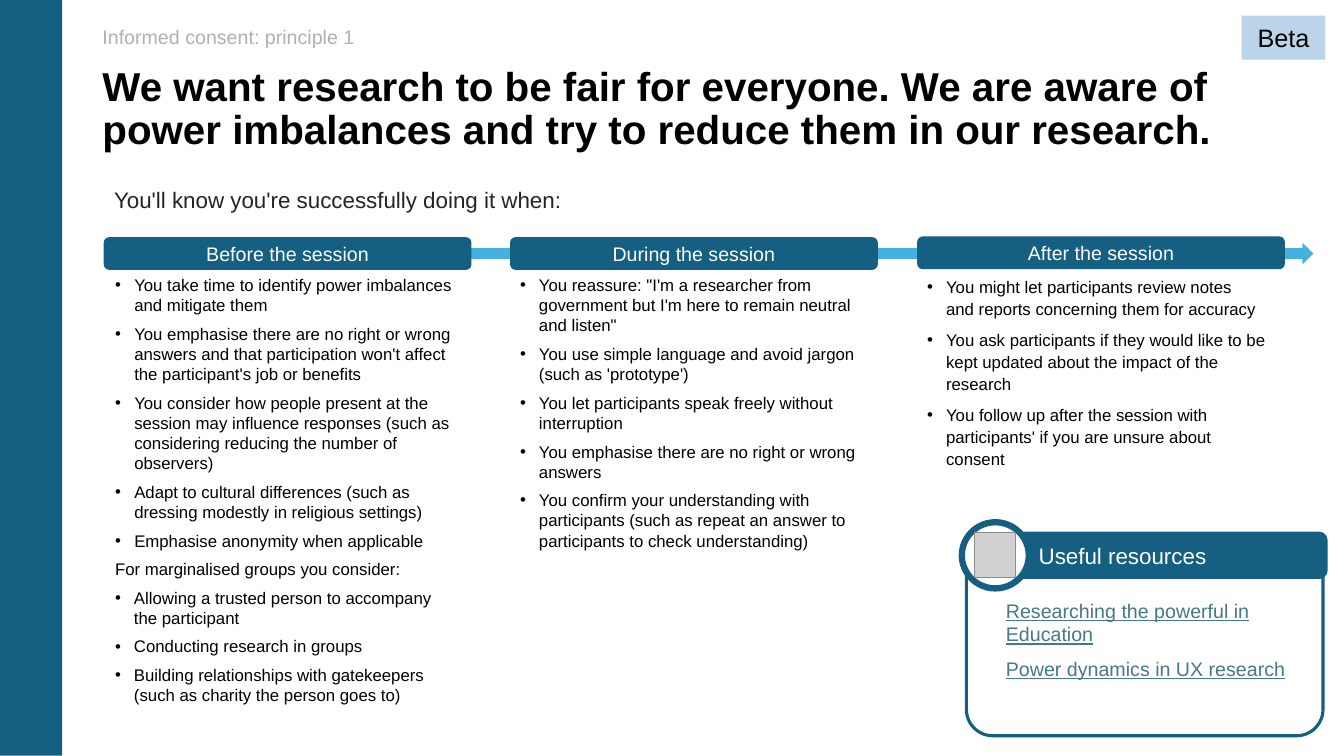
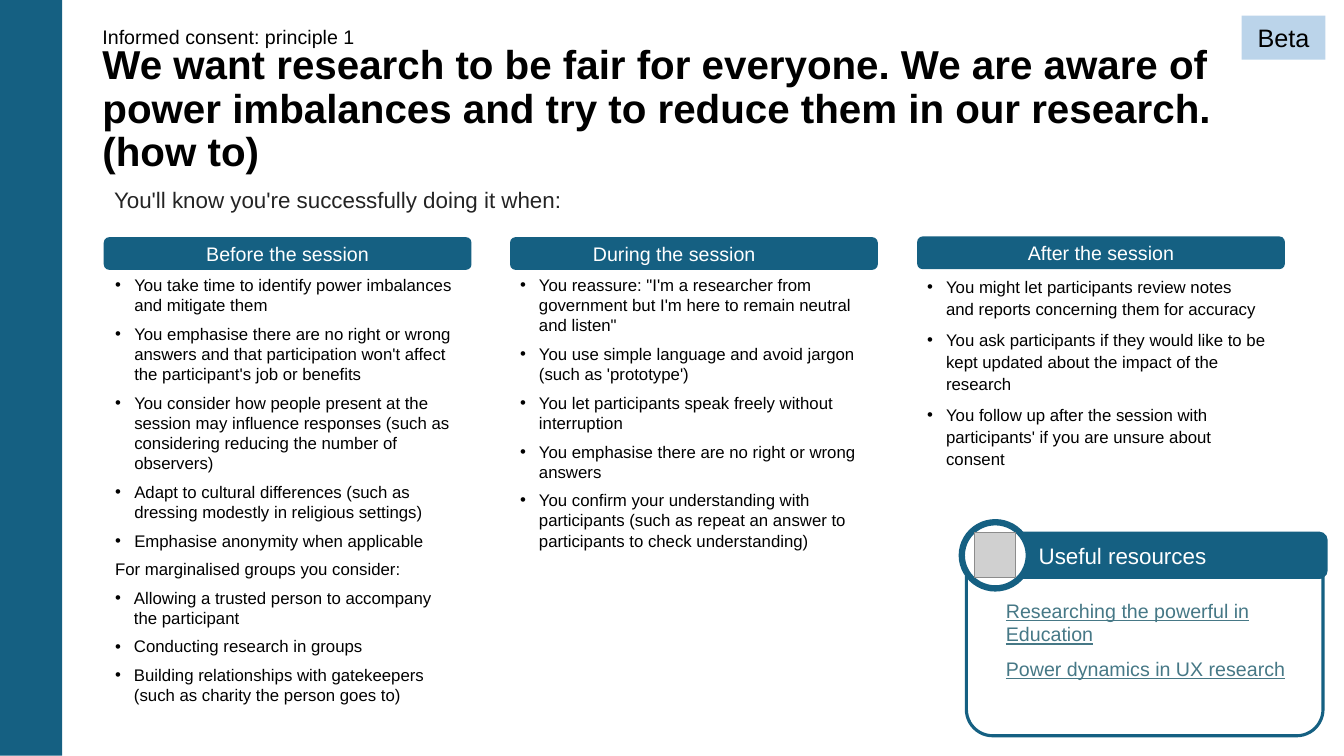
Before and after one commit to DFE-Digital/user-research-new-manual, a slide deck: slide 7 of app/assets/downloads/informed-consent-principles-beta-jun25.pptx. Drawn at 1344x756 pixels with LibreOffice and Linux fonts; fonts in the diff are those of the drawing; grey boxes stand for pictures. Boxes give left, top, right and bottom in pixels: in the first picture for what was removed or moved away, otherwise in the second. Text is boxed around its words. In the diff, an @@ line names an element or a change of style, - is before the commit and + after.

Commit message:
final informed consent ppt file added for blog post added

```diff
--- a/app/assets/downloads/informed-consent-principles-beta-jun25.pptx
+++ b/app/assets/downloads/informed-consent-principles-beta-jun25.pptx
@@ text "Informed consent: principle 1" at bbox=[102, 29, 354, 48]: text colour #B0B0B0 to #000000 @@
@@ title at bbox=[102, 47, 1210, 174]: text changed @@
-We want research to be fair for everyone. We are aware of power imbalances and try to reduce them in our research.
+We want research to be fair for everyone. We are aware of power imbalances and try to reduce them in our research. (how to)
@@ right arrow removed at bbox=[466, 243, 1314, 264] @@
```
Also in this commit, not shown: 17 other slides changed, 1 other file.
